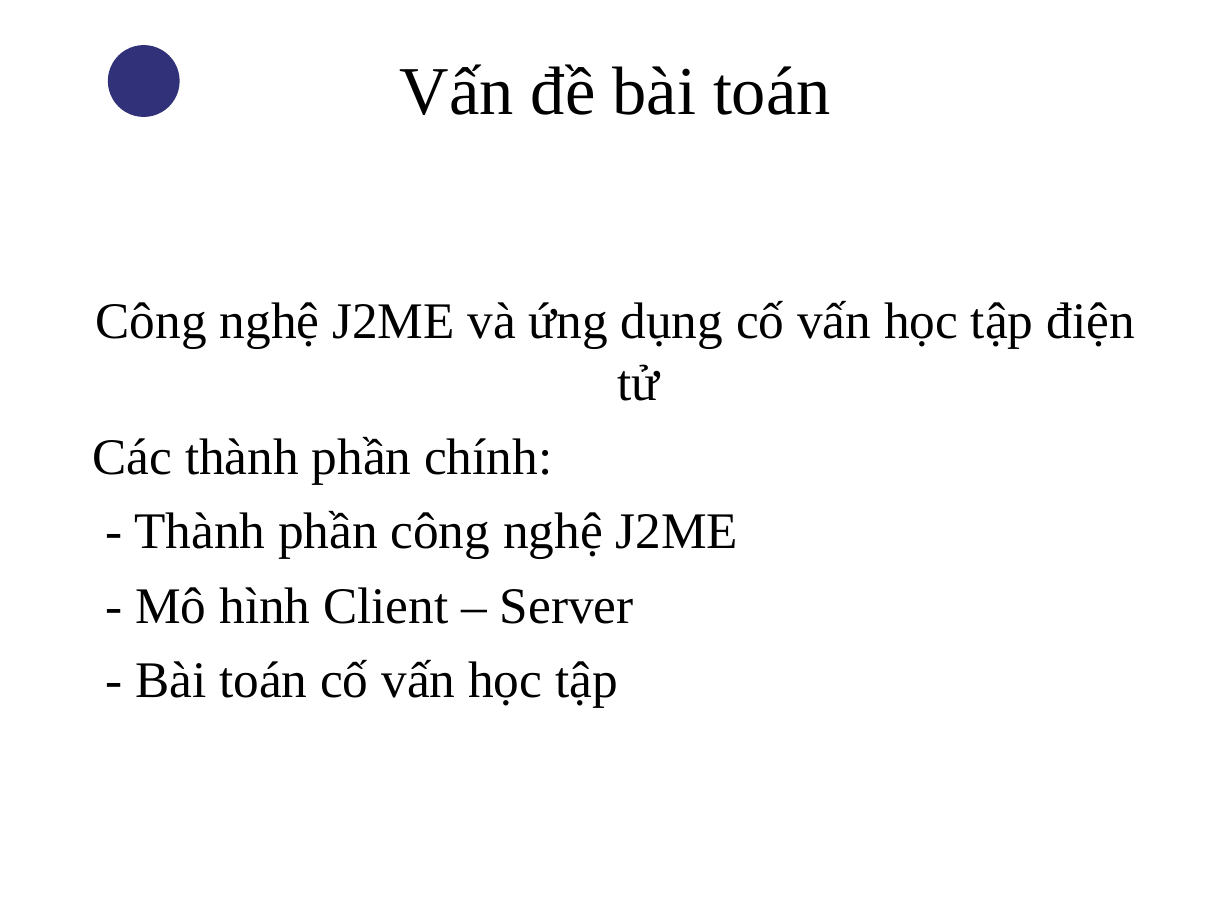
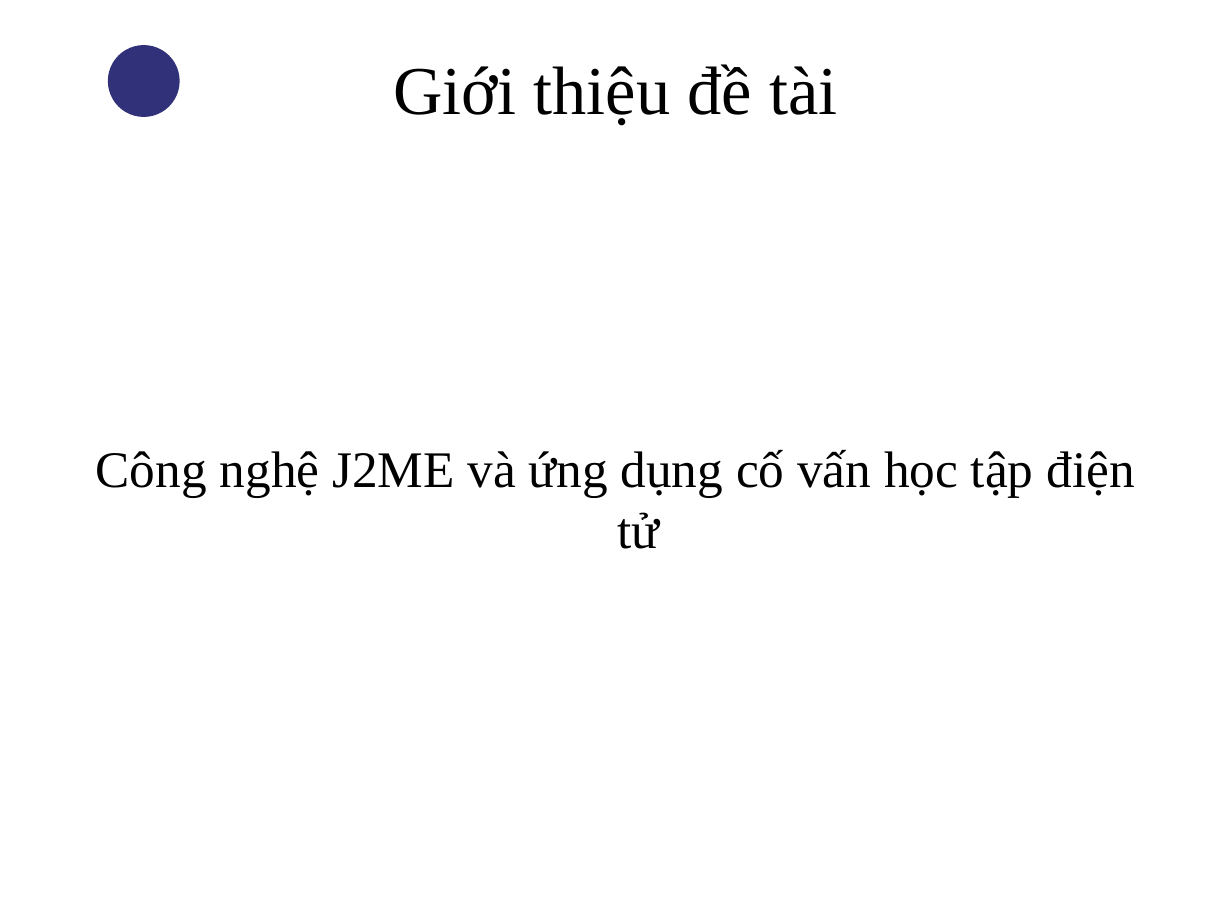
Before and after one commit to thandang/thesis-final, a slide deck: slide 3 of Reports/Slide bao cao.ppt (slide 9 before the commit). Drawn at 1232x924 pixels with LibreOffice and Linux fonts; fonts in the diff are those of the drawing; background and template pictures are left out. Boxes give left, top, right and bottom in pixels: in the first picture for what was removed or moved away, otherwise in the second. Text is boxed around its words. In the diff, an @@ line names an element or a change of style, - is before the commit and + after.

```diff
--- a/Reports/Slide bao cao.ppt
+++ b/Reports/Slide bao cao.ppt
@@ title at <box>393,64,837,126</box>: text changed @@
-Vấn đề bài toán
+Giới thiệu đề tài
@@ text at <box>93,436,739,708</box>: paragraphs removed @@
-Các thành phần chính:
-- Thành phần công nghệ J2ME
-- Mô hình Client – Server
-- Bài toán cố vấn học tập
```
Also in this commit, not shown: 6 other slides changed, 5 slides added, 4 slides removed.
